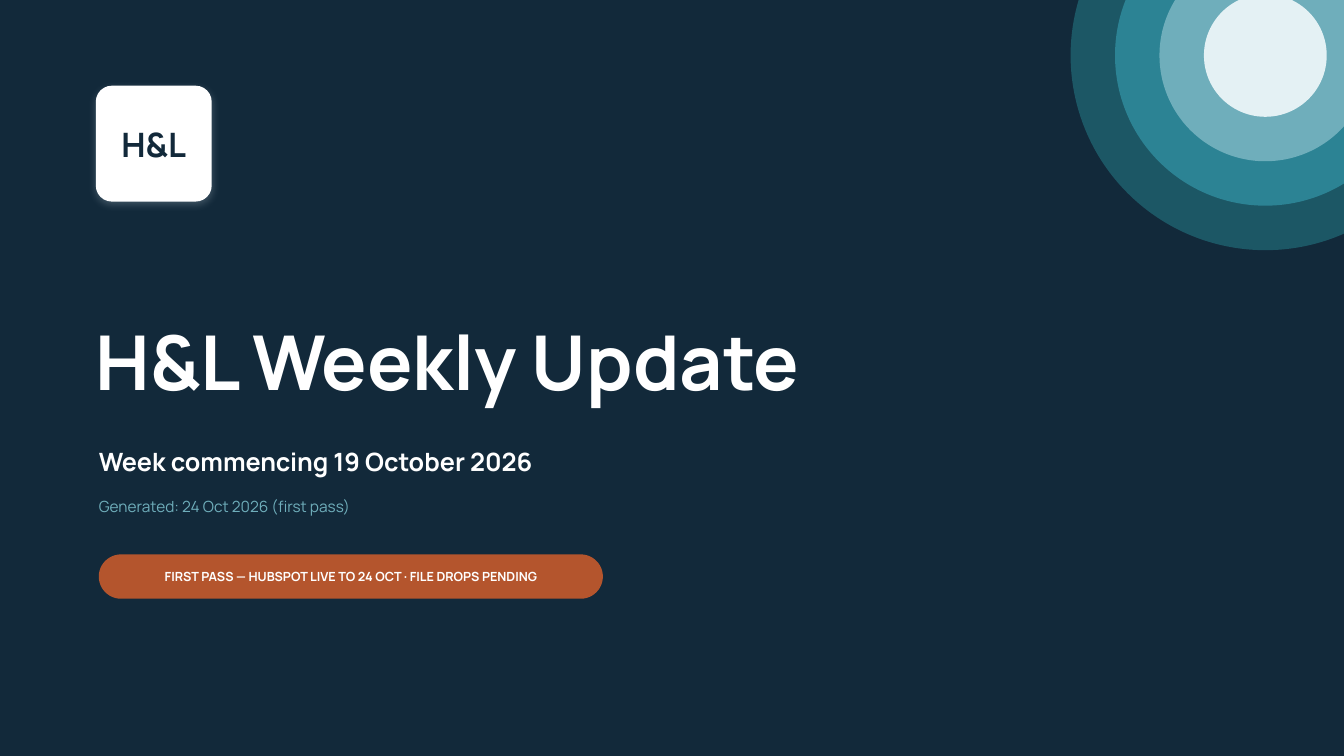
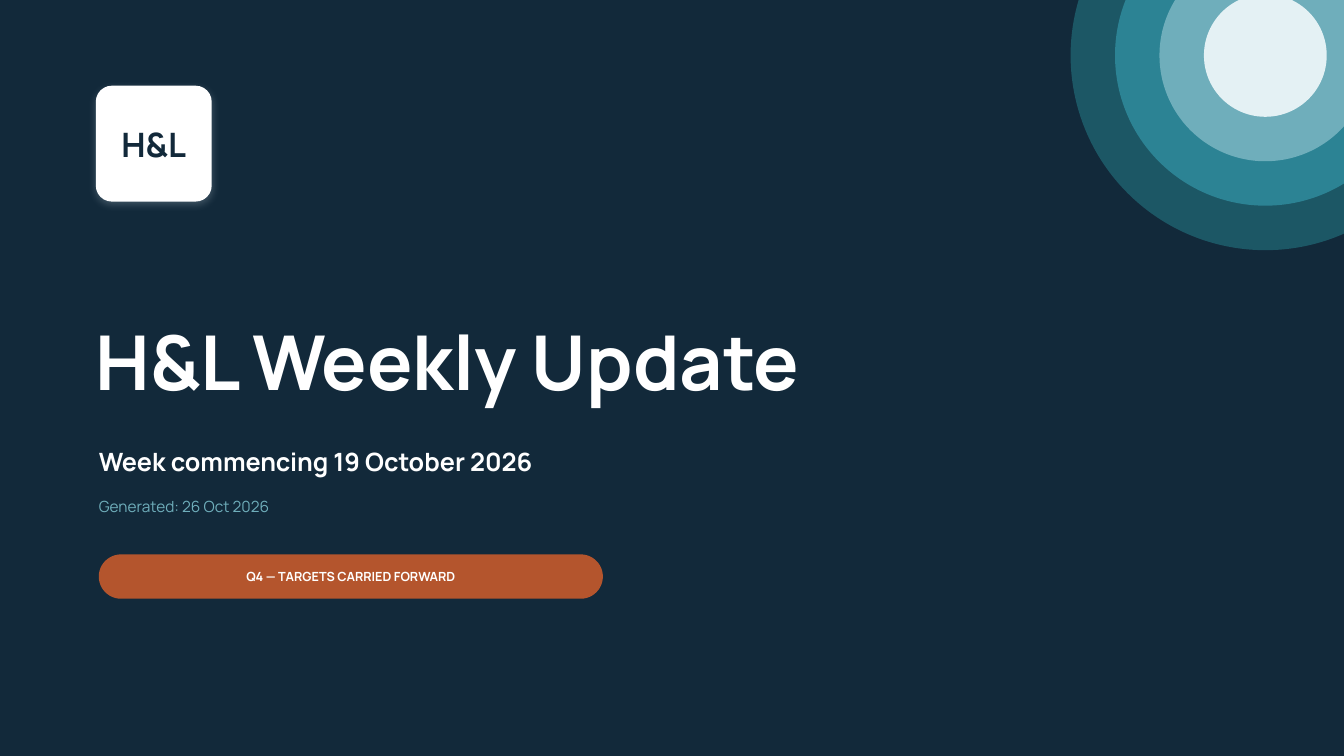
Before and after one commit to ihorner-hl/leadership-reporting, a slide deck: slide 1 of exec-deck/output/H&L Weekly Update - WC 19 Oct 2026.pptx. Drawn at 1344x756 pixels with LibreOffice and Linux fonts; fonts in the diff are those of the drawing. Boxes give left, top, right and bottom in pixels: in the first picture for what was removed or moved away, otherwise in the second. Text is boxed around its words. In the diff, an @@ line names an element or a change of style, - is before the commit and + after.

```diff
--- a/exec-deck/output/H&L Weekly Update - WC 19 Oct 2026.pptx
+++ b/exec-deck/output/H&L Weekly Update - WC 19 Oct 2026.pptx
@@ text at (99, 501, 270, 512): text changed @@
-Generated: 24 Oct 2026 (first pass)
+Generated: 26 Oct 2026
@@ text at (246, 571, 455, 581): text changed @@
-FIRST PASS — HUBSPOT LIVE TO 24 OCT · FILE DROPS PENDING
+Q4 — TARGETS CARRIED FORWARD
```
Also in this commit, not shown: 4 other slides changed, 1 other file.
